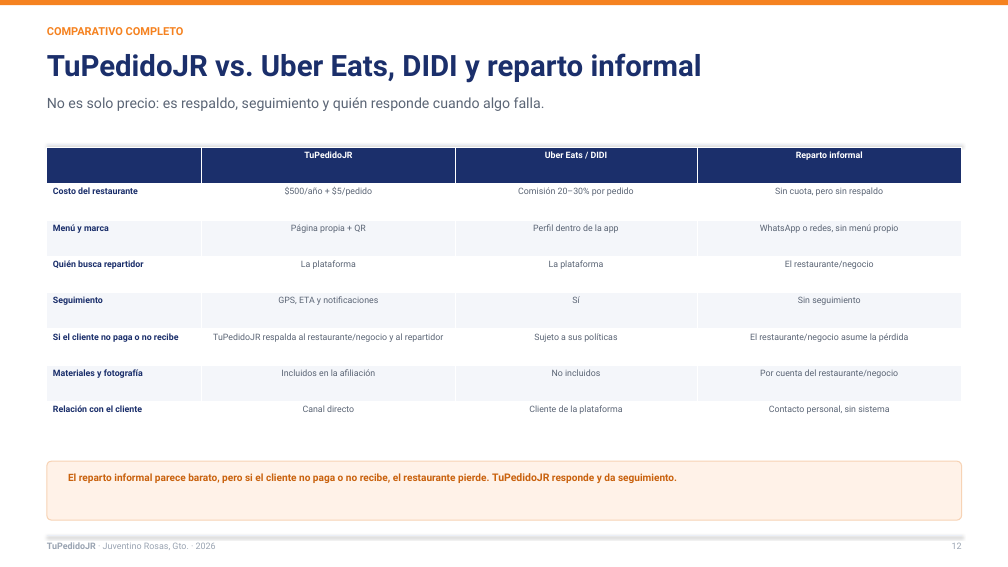
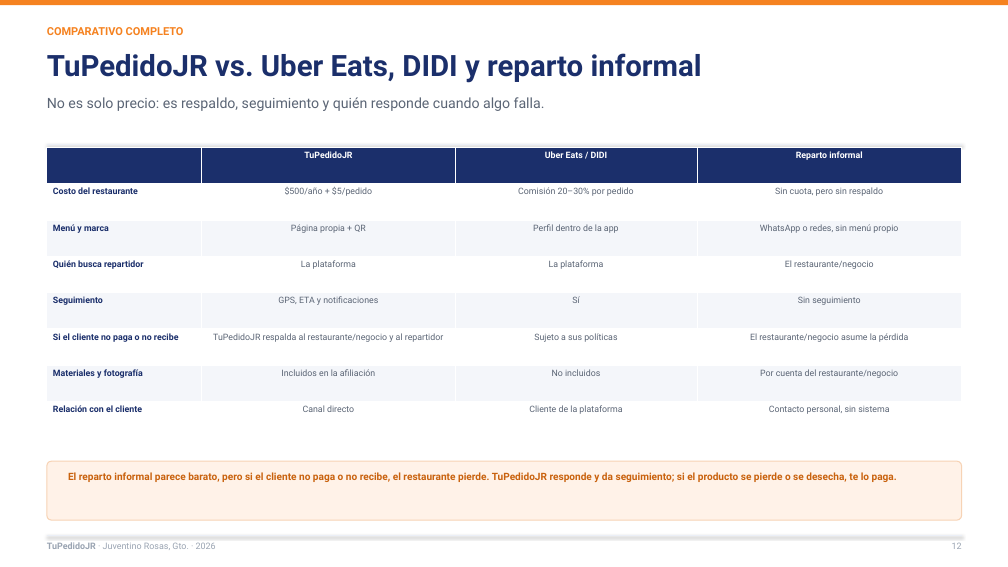
Before and after one commit to Lodoman-old/TuPedidoJR, a slide deck: slide 14 of docs/presentacion/TuPedidoJR_Restaurantes_2026.pptx. Drawn at 1008x567 pixels with LibreOffice and Linux fonts; fonts in the diff are those of the drawing. Boxes give left, top, right and bottom in pixels: in the first picture for what was removed or moved away, otherwise in the second. Text is boxed around its words. In the diff, an @@ line names an element or a change of style, - is before the commit and + after.

```diff
--- a/docs/presentacion/TuPedidoJR_Restaurantes_2026.pptx
+++ b/docs/presentacion/TuPedidoJR_Restaurantes_2026.pptx
@@ text at (68, 472, 897, 482): text changed @@
-El reparto informal parece barato, pero si el cliente no paga o no recibe, el restaurante pierde. TuPedidoJR responde y da seguimiento.
+El reparto informal parece barato, pero si el cliente no paga o no recibe, el restaurante pierde. TuPedidoJR responde y da seguimiento; si el producto se pierde o se desecha, te lo paga.
```
Also in this commit, not shown: 2 other slides changed, 41 other files.
